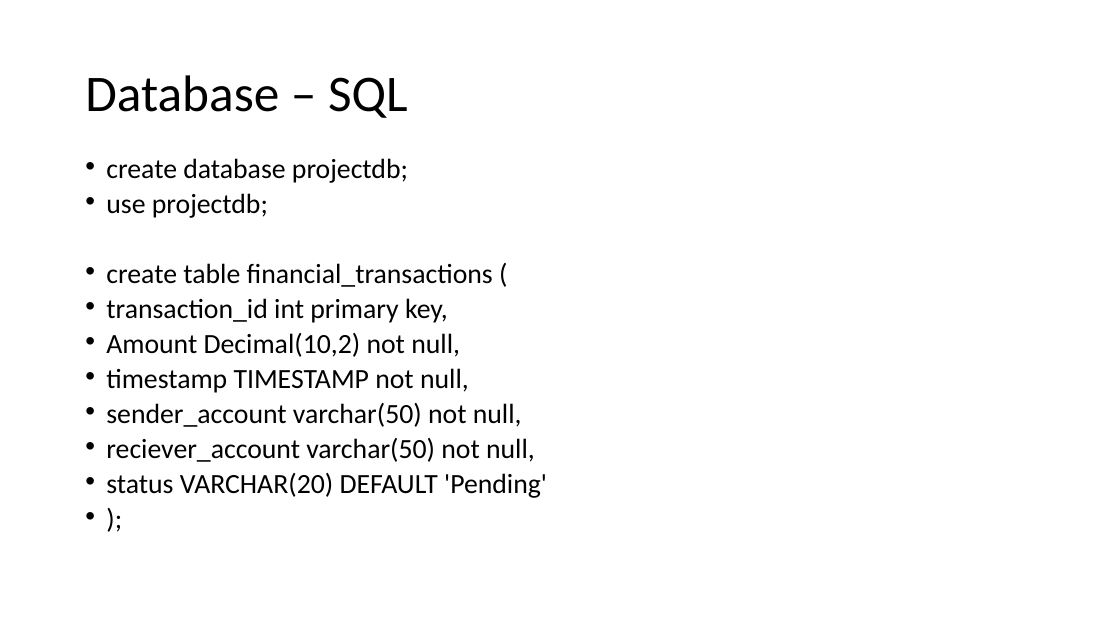
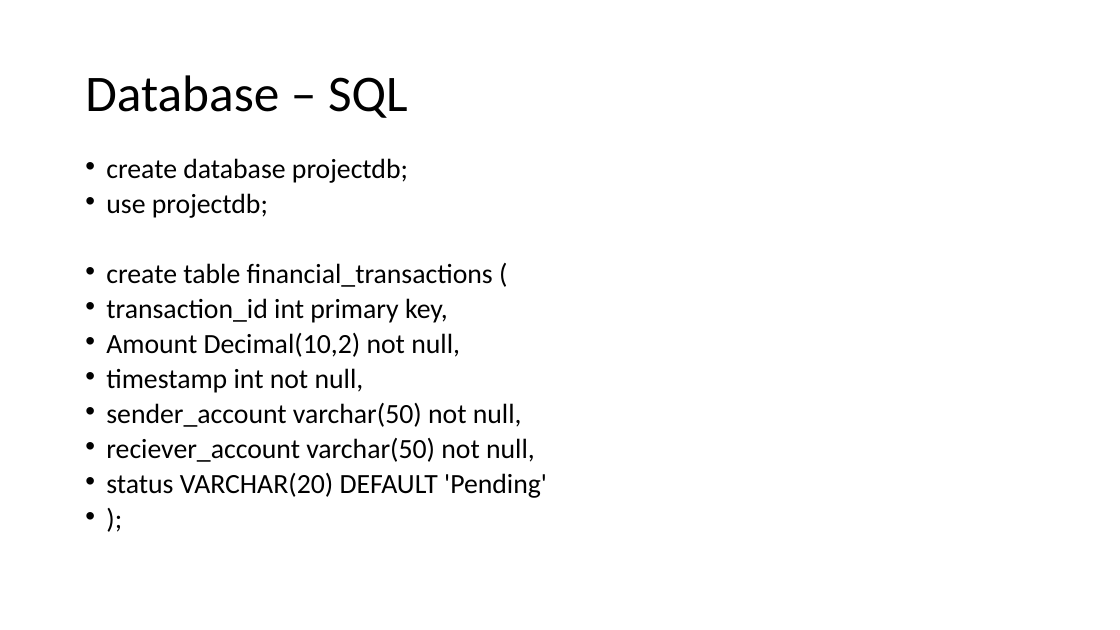
Before and after one commit to aditya-sahu/cis-552-project, a slide deck: slide 2 of Group18_presentation_project.pptx. Drawn at 1120x630 pixels with LibreOffice and Linux fonts; fonts in the diff are those of the drawing. Boxes give left, top, right and bottom in pixels: in the first picture for what was removed or moved away, otherwise in the second. Text is boxed around its words. In the diff, an @@ line names an element or a change of style, - is before the commit and + after.

```diff
--- a/Group18_presentation_project.pptx
+++ b/Group18_presentation_project.pptx
@@ text at (x1=106, y1=368, x2=364, y2=393): text changed @@
-• timestamp TIMESTAMP not null,
+• timestamp int not null,
```
Also in this commit, not shown: 2 other files.
